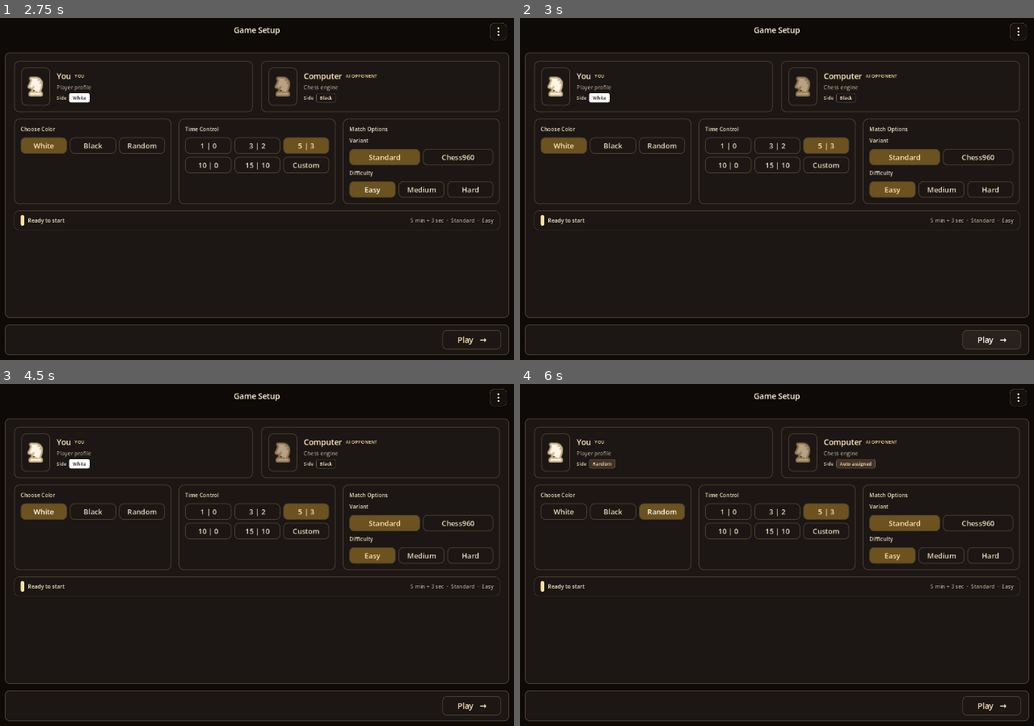
Above: before the commit, frames 1-4 (two rows, left to right).
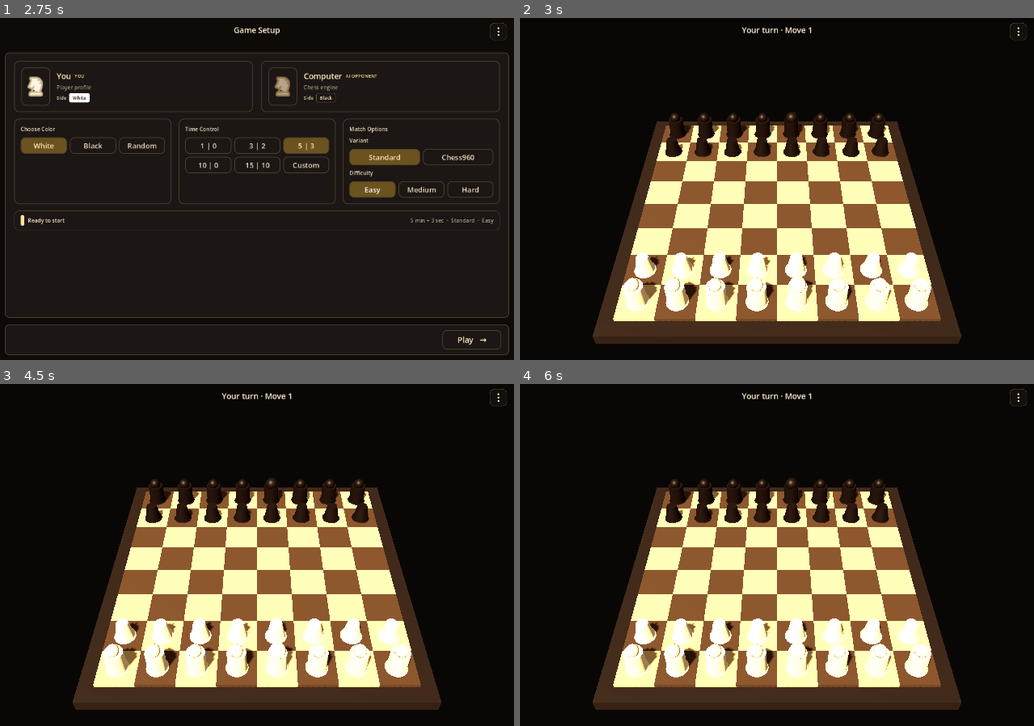
Above: after the commit, the same moments.

Repository: shedrackgodstime/chess-relay
Game: Godot game, scene res://src/ui/app/app_root.tscn
The game is run twice, just before and just after one commit, with the same random seed, the same clock (stepped at 60 frames per second) and the same inputs.
Inputs (mouse positions are in pixels of both pictures, inside the frame that each line leads up to):
- Up to frame 1 (2.75 s): click "Vs computer" at 0.5 s; click "Easy" at 1.25 s; click "Easy" at 2 s
- Up to frame 2 (3 s): click "Play →" at 2.75 s
- Up to frame 3 (4.5 s): click (472, 705) at 3.5 s, where only the run before the commit has a clickable "Play →"; click (46, 510) at 4.25 s, where only the run before the commit has a clickable "White"
- Up to frame 4 (6 s): click (612, 510) at 5 s, where only the run before the commit has a clickable "Black"; click (663, 510) at 5.75 s, where only the run before the commit has a clickable "Random"

Frame 1 is identical in both runs. In frame 2, 43% of the frame differs, in the area x 0-100%, y 2-99%; in frame 3, 42%; in frame 4, 42%.

Commit message:
checkpoint

Diff:
--- /dev/null
+++ b/godot/src/game/board/board_view.gd
@@ -0,0 +1,131 @@
+class_name ChessBoardView
+extends Node3D
+
+signal square_pressed(square: String)
+
+const BOARD_SIZE := 8
+const SQUARE_SIZE := 1.0
+const BOARD_HEIGHT := 0.16
+const FRAME_MARGIN := 0.42
+
+const LIGHT_SQUARE := Color(0.76, 0.67, 0.52, 1.0)
+const DARK_SQUARE := Color(0.28, 0.20, 0.14, 1.0)
+const FRAME_COLOR := Color(0.12, 0.08, 0.05, 1.0)
+const HIGHLIGHT_COLOR := Color(0.95, 0.72, 0.24, 0.72)
+
+var _squares_root: Node3D
+var _highlights_root: Node3D
+var _highlighted_square := ""
+var _square_colors: Array[Color] = []
+
+
+func _ready() -> void:
+	_build_board()
+	_build_input_surface()
+
+
+func square_to_world(square: String, height := 0.2) -> Vector3:
+	if square.length() != 2:
+		return Vector3.ZERO
+	var file := square.unicode_at(0) - "a".unicode_at(0)
+	var rank := square.unicode_at(1) - "1".unicode_at(0)
+	return Vector3(
+		(file - 3.5) * SQUARE_SIZE,
+		height,
+		(3.5 - rank) * SQUARE_SIZE
+	)
+
+
+func world_to_square(world_position: Vector3) -> String:
+	var local := to_local(world_position)
+	var file := floori(local.x / SQUARE_SIZE + 4.0)
+	var rank_from_camera := floori(4.0 - local.z / SQUARE_SIZE)
+	if file < 0 or file >= BOARD_SIZE or rank_from_camera < 0 or rank_from_camera >= BOARD_SIZE:
+		return ""
+	return "%s%d" % [char("a".unicode_at(0) + file), rank_from_camera + 1]
+
+
+func set_highlight(square: String, color := HIGHLIGHT_COLOR) -> void:
+	_clear_highlights()
+	if square.is_empty():
+		return
+	_highlighted_square = square
+	var highlight := _make_box(
+		Vector3(SQUARE_SIZE * 0.86, 0.025, SQUARE_SIZE * 0.86),
+		color,
+		Vector3(square_to_world(square, BOARD_HEIGHT + 0.04))
+	)
+	highlight.name = "SelectedSquare"
+	_highlights_root.add_child(highlight)
+
+
+func get_highlighted_square() -> String:
+	return _highlighted_square
+
+
+func _build_board() -> void:
+	_squares_root = Node3D.new()
+	_squares_root.name = "Squares"
+	add_child(_squares_root)
+	_highlights_root = Node3D.new()
+	_highlights_root.name = "Highlights"
+	add_child(_highlights_root)
+	_square_colors = [LIGHT_SQUARE, DARK_SQUARE]
+	var footprint := BOARD_SIZE * SQUARE_SIZE + FRAME_MARGIN * 2.0
+	var frame := _make_box(
+		Vector3(footprint, 0.34, footprint), FRAME_COLOR, Vector3(0, -0.12, 0)
+	)
+	frame.name = "BoardFrame"
+	add_child(frame)
+	for rank in BOARD_SIZE:
+		for file in BOARD_SIZE:
+			var square := _make_box(
+				Vector3(SQUARE_SIZE, BOARD_HEIGHT, SQUARE_SIZE),
+					_square_colors[(file + rank) % 2],
+				square_to_world("%s%d" % [char("a".unicode_at(0) + file), rank + 1], BOARD_HEIGHT * 0.5)
+			)
+			square.name = "Square_%s%d" % [char("a".unicode_at(0) + file), rank + 1]
+			_squares_root.add_child(square)
+
+
+func _build_input_surface() -> void:
+	var area := Area3D.new()
+	area.name = "BoardInputSurface"
+	var collision := CollisionShape3D.new()
+	var shape := BoxShape3D.new()
+	shape.size = Vector3(BOARD_SIZE * SQUARE_SIZE, BOARD_HEIGHT, BOARD_SIZE * SQUARE_SIZE)
+	collision.shape = shape
+	area.add_child(collision)
+	area.input_event.connect(_on_board_input)
+	add_child(area)
+
+
+func _on_board_input(_camera: Node, event: InputEvent, event_position: Vector3, _normal: Vector3, _shape_idx: int) -> void:
+	if event is InputEventMouseButton and event.pressed and event.button_index == MOUSE_BUTTON_LEFT:
+		var square := world_to_square(event_position)
+		if not square.is_empty():
+			set_highlight(square)
+			square_pressed.emit(square)
+
+
+func _clear_highlights() -> void:
+	_highlighted_square = ""
+	for child in _highlights_root.get_children():
+		child.queue_free()
+
+
+func _make_box(dimensions: Vector3, color: Color, position: Vector3) -> MeshInstance3D:
+	var mesh := MeshInstance3D.new()
+	var box := BoxMesh.new()
+	box.size = dimensions
+	mesh.mesh = box
+	mesh.material_override = _material(color)
+	mesh.position = position
+	return mesh
+
+
+func _material(color: Color) -> StandardMaterial3D:
+	var material := StandardMaterial3D.new()
+	material.albedo_color = color
+	material.roughness = 0.78
+	return material
--- /dev/null
+++ b/godot/src/game/board/board_view.tscn
@@ -0,0 +1,6 @@
+[gd_scene load_steps=2 format=3]
+
+[ext_resource type="Script" path="res://src/game/board/board_view.gd" id="1_board"]
+
+[node name="ChessBoardView" type="Node3D"]
+script = ExtResource("1_board")
--- /dev/null
+++ b/godot/src/game/pieces/piece_view.gd
@@ -0,0 +1,54 @@
+class_name ChessPieceView
+extends Node3D
+
+@export_enum("pawn", "rook", "knight", "bishop", "queen", "king") var piece_type := "pawn"
+@export_enum("white", "black") var side := "white"
+
+const WHITE_PIECE := Color(0.92, 0.86, 0.74, 1.0)
+const BLACK_PIECE := Color(0.10, 0.07, 0.05, 1.0)
+
+
+func _ready() -> void:
+	_build_visual()
+
+
+func configure(type: String, piece_side: String) -> void:
+	piece_type = type
+	side = piece_side
+	if is_node_ready():
+		_build_visual()
+
+
+func _build_visual() -> void:
+	for child in get_children():
+		child.queue_free()
+	var root_material := StandardMaterial3D.new()
+	root_material.albedo_color = WHITE_PIECE if side == "white" else BLACK_PIECE
+	root_material.roughness = 0.5
+	var base := MeshInstance3D.new()
+	var base_mesh := CylinderMesh.new()
+	base_mesh.top_radius = 0.28
+	base_mesh.bottom_radius = 0.36
+	base_mesh.height = 0.16
+	base.mesh = base_mesh
+	base.material_override = root_material
+	base.position.y = 0.1
+	add_child(base)
+	var body := MeshInstance3D.new()
+	var body_mesh := CylinderMesh.new()
+	body_mesh.top_radius = 0.16 if piece_type == "pawn" else 0.24
+	body_mesh.bottom_radius = 0.25
+	body_mesh.height = 0.5 if piece_type == "pawn" else 0.72
+	body.mesh = body_mesh
+	body.material_override = root_material
+	body.position.y = 0.42
+	add_child(body)
+	if piece_type != "pawn":
+		var crown := MeshInstance3D.new()
+		var crown_mesh := SphereMesh.new()
+		crown_mesh.radius = 0.2 if piece_type == "king" else 0.16
+		crown_mesh.height = crown_mesh.radius * 2.0
+		crown.mesh = crown_mesh
+		crown.material_override = root_material
+		crown.position.y = 0.86
+		add_child(crown)
--- /dev/null
+++ b/godot/src/game/pieces/piece_view.tscn
@@ -0,0 +1,6 @@
+[gd_scene load_steps=2 format=3]
+
+[ext_resource type="Script" path="res://src/game/pieces/piece_view.gd" id="1_piece"]
+
+[node name="ChessPieceView" type="Node3D"]
+script = ExtResource("1_piece")
--- a/godot/src/ui/app/app_root.gd
+++ b/godot/src/ui/app/app_root.gd
@@ -13,6 +13,7 @@
 	"res://src/ui/screens/game_setup/game_setup_screen.tscn")
 const MULTIPLAYER_HUB_SCREEN: PackedScene = preload(
 	"res://src/ui/screens/multiplayer_hub/multiplayer_hub_screen.tscn")
+const GAME_SCREEN: PackedScene = preload("res://src/ui/screens/game/game_screen.tscn")
 const MOCK_MULTIPLAYER_SERVICE_SCRIPT: Script = preload(
 	"res://src/ui/multiplayer/mock_multiplayer_service.gd")
 
@@ -48,6 +49,7 @@
 	var setup := GAME_SETUP_SCREEN.instantiate() as GameSetupScreen
 	setup.settings_requested.connect(_on_settings_requested)
 	setup.leave_requested.connect(_on_game_setup_leave_requested)
+	setup.play_requested.connect(_show_game_screen)
 	_show_screen(setup)
 
 
@@ -108,8 +110,14 @@
 	setup.configure_peer(opponent_name, setup_kind)
 	setup.settings_requested.connect(_on_settings_requested)
 	setup.leave_requested.connect(_on_game_setup_leave_requested)
-	setup.play_requested.connect(_mock_multiplayer.request_player_ready)
+	setup.play_requested.connect(_show_game_screen)
 	_show_screen(setup)
+
+
+func _show_game_screen() -> void:
+	var game := GAME_SCREEN.instantiate() as GameScreen
+	game.leave_requested.connect(_show_home_screen)
+	_show_screen(game)
 
 
 func _on_game_setup_leave_requested(is_peer_setup: bool) -> void:
--- /dev/null
+++ b/godot/src/ui/screens/game/game_screen.gd
@@ -0,0 +1,57 @@
+class_name GameScreen
+extends Control
+
+signal leave_requested
+
+const PIECE_SCENE: PackedScene = preload("res://src/game/pieces/piece_view.tscn")
+
+@onready var _board: ChessBoardView = %Board
+@onready var _pieces: Node3D = %Pieces
+@onready var _header: GameHeader = %GameHeader
+
+
+func _ready() -> void:
+	_header.menu_requested.connect(_open_game_menu)
+	_board.square_pressed.connect(_on_square_pressed)
+	_build_demo_position()
+
+
+func _on_square_pressed(square: String) -> void:
+	_header.set_center_text("Selected %s" % square.to_upper())
+
+
+func _build_demo_position() -> void:
+	var back_rank := ["rook", "knight", "bishop", "queen", "king", "bishop", "knight", "rook"]
+	for file in 8:
+		_add_piece(back_rank[file], "white", "%s1" % char("a".unicode_at(0) + file))
+		_add_piece("pawn", "white", "%s2" % char("a".unicode_at(0) + file))
+		_add_piece("pawn", "black", "%s7" % char("a".unicode_at(0) + file))
+		_add_piece(back_rank[file], "black", "%s8" % char("a".unicode_at(0) + file))
+
+
+func _add_piece(type: String, piece_side: String, square: String) -> void:
+	var piece := PIECE_SCENE.instantiate() as ChessPieceView
+	piece.configure(type, piece_side)
+	piece.position = _board.square_to_world(square, 0.0)
+	_pieces.add_child(piece)
+
+
+func _open_game_menu() -> void:
+	var confirmation := ConfirmationDialog.new()
+	confirmation.theme_type_variation = &"ModalDialog"
+	confirmation.title = "Leave game?"
+	confirmation.dialog_text = "Leave this game and return to the home screen?"
+	confirmation.dialog_autowrap = true
+	confirmation.get_label().horizontal_alignment = HORIZONTAL_ALIGNMENT_CENTER
+	confirmation.get_label().autowrap_mode = TextServer.AUTOWRAP_WORD_SMART
+	confirmation.ok_button_text = "Leave game"
+	confirmation.cancel_button_text = "Stay"
+	confirmation.get_ok_button().theme_type_variation = &"ModalDangerButton"
+	confirmation.get_cancel_button().theme_type_variation = &"ModalSecondaryButton"
+	confirmation.confirmed.connect(func():
+		leave_requested.emit()
+		confirmation.queue_free()
+	)
+	confirmation.canceled.connect(confirmation.queue_free)
+	add_child(confirmation)
+	confirmation.popup_centered(Vector2i(460, 220))
--- /dev/null
+++ b/godot/src/ui/screens/game/game_screen.tscn
@@ -0,0 +1,67 @@
+[gd_scene load_steps=5 format=3]
+
+[ext_resource type="Script" path="res://src/ui/screens/game/game_screen.gd" id="1_game"]
+[ext_resource type="PackedScene" path="res://src/game/board/board_view.tscn" id="2_board"]
+[ext_resource type="PackedScene" path="res://src/ui/components/game_header/game_header.tscn" id="3_header"]
+
+[sub_resource type="Environment" id="Environment_game"]
+background_mode = 1
+background_color = Color(0.035, 0.026, 0.02, 1)
+ambient_light_source = 3
+ambient_light_color = Color(0.62, 0.53, 0.42, 1)
+ambient_light_energy = 0.7
+tonemap_mode = 2
+
+[node name="GameScreen" type="Control"]
+layout_mode = 3
+anchors_preset = 15
+anchor_right = 1.0
+anchor_bottom = 1.0
+grow_horizontal = 2
+grow_vertical = 2
+script = ExtResource("1_game")
+accessibility_name = "Chess game"
+
+[node name="World" type="Node3D" parent="."]
+
+[node name="Environment" type="WorldEnvironment" parent="World"]
+environment = SubResource("Environment_game")
+
+[node name="KeyLight" type="DirectionalLight3D" parent="World"]
+rotation_degrees = Vector3(-52, -28, 0)
+light_color = Color(1, 0.91, 0.75, 1)
+light_energy = 1.35
+shadow_enabled = true
+
+[node name="Camera" type="Camera3D" parent="World"]
+position = Vector3(0, 10.8, 10.8)
+rotation_degrees = Vector3(-43, 0, 0)
+current = true
+fov = 38.0
+
+[node name="Board" parent="World" instance=ExtResource("2_board")]
+unique_name_in_owner = true
+
+[node name="Pieces" type="Node3D" parent="World"]
+unique_name_in_owner = true
+
+[node name="HUD" type="CanvasLayer" parent="."]
+
+[node name="HUDRoot" type="Control" parent="HUD"]
+layout_mode = 3
+anchors_preset = 15
+anchor_right = 1.0
+anchor_bottom = 1.0
+grow_horizontal = 2
+grow_vertical = 2
+mouse_filter = 2
+
+[node name="GameHeader" parent="HUD/HUDRoot" instance=ExtResource("3_header")]
+unique_name_in_owner = true
+layout_mode = 1
+anchors_preset = 10
+anchor_right = 1.0
+grow_horizontal = 2
+show_network_indicator = false
+show_voice_control = false
+center_text = "Your turn · Move 1"
--- a/godot/tests/ui_smoke_test.gd
+++ b/godot/tests/ui_smoke_test.gd
@@ -4,6 +4,7 @@
 const HOME_SCENE: PackedScene = preload("res://src/ui/screens/home/home_screen.tscn")
 const SETUP_SCENE: PackedScene = preload("res://src/ui/screens/game_setup/game_setup_screen.tscn")
 const HUB_SCENE: PackedScene = preload("res://src/ui/screens/multiplayer_hub/multiplayer_hub_screen.tscn")
+const GAME_SCENE: PackedScene = preload("res://src/ui/screens/game/game_screen.tscn")
 const HEADER_SCENE: PackedScene = preload("res://src/ui/components/game_header/game_header.tscn")
 const CHOICE_SCENE: PackedScene = preload("res://src/ui/components/choice_group/choice_group.tscn")
 const PARTICIPANT_SCENE: PackedScene = preload("res://src/ui/components/participant_card/participant_card.tscn")
@@ -23,6 +24,7 @@
 	await _check_participant_and_setup_states()
 	await _check_hub_interactions()
 	await _check_responsive_layouts()
+	await _check_game_screen()
 	_check_theme_contracts()
 	await _check_app_lifecycle()
 	if _failures == 0:
@@ -37,6 +39,7 @@
 	_check(HOME_SCENE != null, "home scene loads")
 	_check(SETUP_SCENE != null, "game setup scene loads")
 	_check(HUB_SCENE != null, "multiplayer hub scene loads")
+	_check(GAME_SCENE != null, "game scene loads")
 	_check(HEADER_SCENE != null, "game header scene loads")
 	_check(CHOICE_SCENE != null, "choice group scene loads")
 
@@ -166,6 +169,27 @@
 	setup.queue_free()
 
 
+func _check_game_screen() -> void:
+	var game := GAME_SCENE.instantiate() as GameScreen
+	root.add_child(game)
+	await process_frame
+	_check(game._board.get_node("Squares").get_child_count() == 64,
+		"game board builds 64 reusable squares")
+	_check(game._pieces.get_child_count() == 32,
+		"game screen renders a complete demo position")
+	for square in ["a1", "e4", "h8"]:
+		_check(game._board.world_to_square(game._board.square_to_world(square)) == square,
+			"board coordinate round trip works for %s" % square)
+	game._board.set_highlight("e4")
+	_check(game._board.get_highlighted_square() == "e4",
+		"board exposes selected square state")
+	_check(game._board.get_node("Highlights").get_child_count() == 1,
+		"board renders selected square highlight")
+	game._on_square_pressed("e4")
+	_check("E4" in game._header.center_text, "header responds to square selection")
+	game.queue_free()
+
+
 func _check_theme_contracts() -> void:
 	_check(THEME.has_stylebox("focus", &"Button"), "theme defines shared button focus style")
 	_check(THEME.has_stylebox("normal", &"SetupSideBadge"), "theme defines white side badge style")
@@ -182,6 +206,12 @@
 	app._on_play_computer_requested()
 	await process_frame
 	_check(app._current_screen is GameSetupScreen, "home enters game setup")
+	(app._current_screen as GameSetupScreen)._play_button.pressed.emit()
+	await process_frame
+	_check(app._current_screen is GameScreen, "setup enters main game")
+	(app._current_screen as GameScreen).leave_requested.emit()
+	await process_frame
+	_check(app._current_screen is HomeScreen, "game leave returns home")
 	app._on_p2p_requested()
 	await process_frame
 	_check(app._current_screen is MultiplayerHubScreen, "home enters multiplayer hub")
Not shown, added: godot/src/game/board/board_view.gd.uid
Not shown, added: godot/src/game/pieces/piece_view.gd.uid
Not shown, added: godot/src/ui/screens/game/game_screen.gd.uid
Not shown, added: godot/docs/architecture/game_screen_3d.md
Not shown, changed: godot/docs/architecture/project_structure.md
